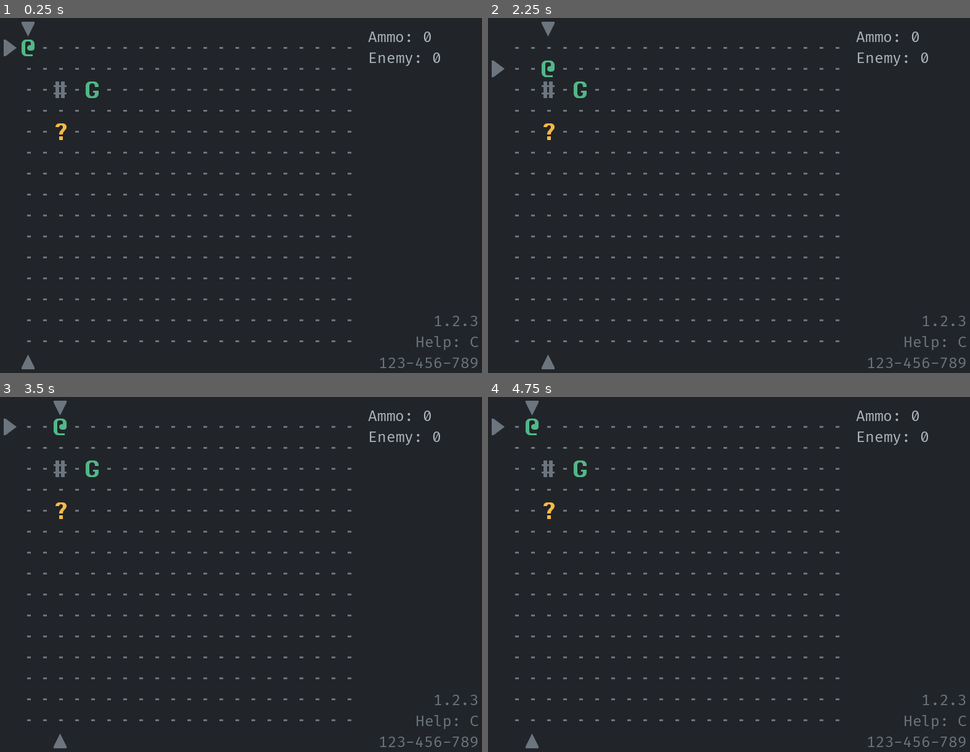
Above: before the commit, frames 1-4 (two rows, left to right).
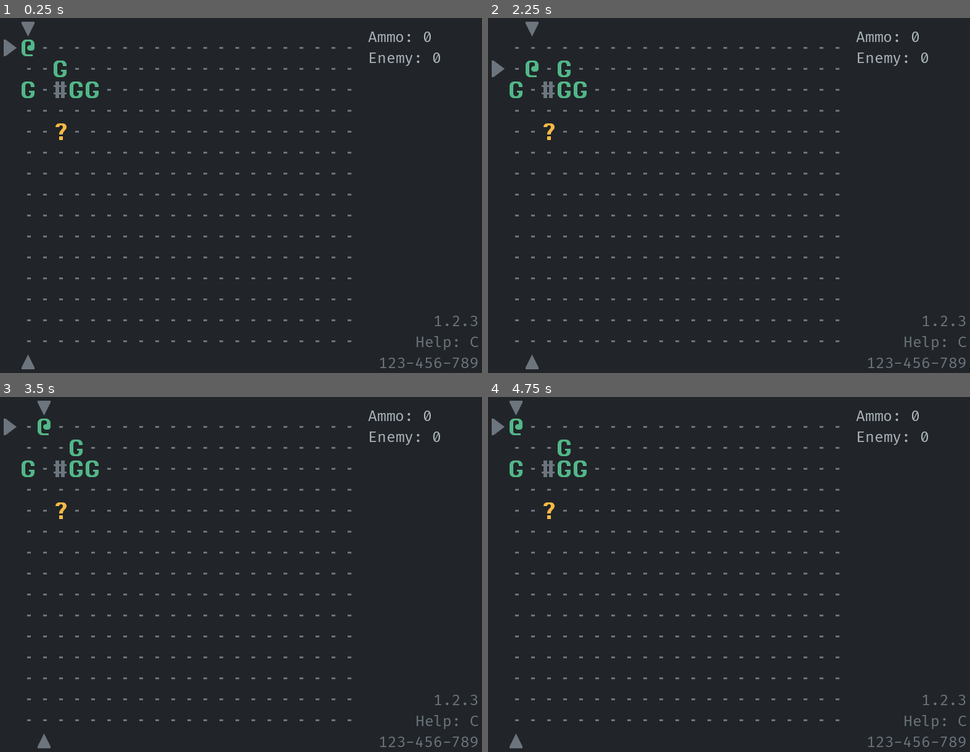
Above: after the commit, the same moments.

Repository: Bozar/godot-4-roguelike-demo
Game: Godot game, scene res://scene/main/main_game.tscn
The game is run twice, just before and just after one commit, with the same random seed, the same clock (stepped at 60 frames per second) and the same inputs.
Inputs:
- Up to frame 1 (0.25 s): no input
- Up to frame 2 (2.25 s): tap Enter at 0.5, 2 s; hold Right (move_right) 0.53-1.28 s; tap Space (aim) at 0.6, 1.25, 1.35, 2.1 s; hold Down (move_down) 1.28-2.03 s; hold Right (move_right) from 2.03 s (still down)
- Up to frame 3 (3.5 s): tap Space (aim) at 2.75, 2.85 s; release Right (move_right) at 2.78 s; hold Up (move_up) from 2.78 s (still down)
- Up to frame 4 (4.75 s): tap Enter at 3.5 s; release Up (move_up) at 3.53 s; hold Left (move_left) from 3.53 s (still down); tap Space (aim) at 3.6, 4.25, 4.35 s

The runs differ from the first frame. In frame 1, 0.2% of the frame differs, in the area x 4-18%, y 11-23%; in frame 2, 0.6%, in the area x 4-18%, y 1-99%; in frame 3, 0.6%; in frame 4, 0.6%.

Commit message:
Hit back & shoot enemies.

Diff:
--- a/autoload/sprite_factory.gd
+++ b/autoload/sprite_factory.gd
@@ -7,11 +7,8 @@
 
 
 func create_sprite(main_tag: StringName, sub_tag: StringName, coord: Vector2i) \
-        -> TaggedSprite:
-    var tagged_sprite: TaggedSprite = CreateSprite.create(main_tag, sub_tag,
-            coord)
-    sprite_created.emit([tagged_sprite])
-    return tagged_sprite
+        -> void:
+    create_sprites([CreateSprite.create(main_tag, sub_tag, coord)])
 
 
 func create_sprites(tagged_sprites: Array[TaggedSprite]) -> void:
@@ -24,3 +21,11 @@
 
 func remove_sprites(sprites: Array[Sprite2D]) -> void:
     sprite_removed.emit(sprites)
+
+
+func create_actor(sub_tag: StringName, coord: Vector2i) -> void:
+    create_sprite(MainTag.ACTOR, sub_tag, coord)
+
+
+func create_trap(sub_tag: StringName, coord: Vector2i) -> void:
+    create_sprite(MainTag.TRAP, sub_tag, coord)
--- a/library/convert_coord.gd
+++ b/library/convert_coord.gd
@@ -18,3 +18,12 @@
     var new_x: int = floor((sprite.position.x - START_X) / STEP_X)
     var new_y: int = floor((sprite.position.y - START_Y) / STEP_Y)
     return Vector2i(new_x, new_y)
+
+
+static func get_mirror_coord(coord: Vector2i, mirror: Vector2i) -> Vector2i:
+    if coord.x == mirror.x:
+        return Vector2i(coord.x, mirror.y * 2 - coord.y)
+    elif coord.y == mirror.y:
+        return Vector2i(mirror.x * 2 - coord.x, coord.y)
+    push_error("Invalid coords: %s, %s." % [coord, mirror])
+    return coord
--- a/library/game_data.gd
+++ b/library/game_data.gd
@@ -4,3 +4,5 @@
 const MIN_AMMO: int = 0
 const MAGAZINE: int = 3
 const MAX_AMMO: int = 9
+
+const HIT_BACK: int = 1
--- a/scene/main/init_world.gd
+++ b/scene/main/init_world.gd
@@ -67,5 +67,12 @@
 
 
 func _create_actor(tagged_sprites: Array[TaggedSprite]) -> void:
-    tagged_sprites.push_back(CreateSprite.create_actor(SubTag.GRUNT,
-            Vector2i(4, 2)))
+    var coords: Array[Vector2i] = [
+        Vector2i(4, 2),
+        Vector2i(3, 2),
+        Vector2i(0, 2),
+        Vector2i(2, 1),
+    ]
+
+    for i: Vector2i in coords:
+        tagged_sprites.push_back(CreateSprite.create_actor(SubTag.GRUNT, i))
--- a/scene/main/pc_action.gd
+++ b/scene/main/pc_action.gd
@@ -45,22 +45,16 @@
 
     if _is_aiming:
         _shoot(_pc, coord)
-    elif not _is_reachable(coord):
+    elif not DungeonSize.is_insided_dungeon(coord):
         return
     elif SearchHelper.has_building_at_coord(coord):
         return
     elif SearchHelper.has_trap_at_coord(coord):
         _pick_ammo(coord)
     elif SearchHelper.has_actor_at_coord(coord):
-        _hit_grunt(coord)
+        _hit_back(_pc, coord)
     else:
         _move(_pc, coord)
-
-
-func _is_reachable(coord: Vector2i) -> bool:
-    if DungeonSize.is_insided_dungeon(coord):
-        return true
-    return false
 
 
 func _pick_ammo(coord: Vector2i) -> void:
@@ -70,8 +64,18 @@
     ScheduleHelper.end_turn()
 
 
-func _hit_grunt(coord: Vector2i) -> void:
-    print("Grunt: %d, %d" % [coord.x, coord.y])
+func _hit_back(pc: Sprite2D, coord: Vector2i) -> void:
+    var coords: Array = CastRay.get_coords(ConvertCoord.get_coord(pc), coord,
+            _block_hit_ray, [], true, false)
+    var target: Vector2i = coords.back()
+    var actor: Sprite2D = SearchHelper.get_actor_by_coord(coord)
+
+    if _is_impassable(target):
+        target = coords[-2]
+        _kill_grunt(actor, target)
+    else:
+        MoveSprite.move(actor, target)
+    ScheduleHelper.end_turn()
 
 
 func _move(pc: Sprite2D, coord: Vector2i) -> void:
@@ -89,7 +93,48 @@
 
 
 func _shoot(pc: Sprite2D, coord: Vector2i) -> void:
-    print(coord)
+    var target: Vector2i = CastRay.get_coords(ConvertCoord.get_coord(pc), coord,
+            _block_shoot_ray, [], true, true).back()
+    var actor: Sprite2D
+
+    if target != null:
+        actor = SearchHelper.get_actor_by_coord(target)
+        if actor != null:
+            _kill_grunt(actor, target)
     ammo -= 1
     _aim(pc)
     ScheduleHelper.end_turn()
+
+
+func _is_impassable(coord: Vector2i) -> bool:
+    if not DungeonSize.is_insided_dungeon(coord):
+        return true
+    elif SearchHelper.has_building_at_coord(coord):
+        return true
+    elif SearchHelper.has_actor_at_coord(coord):
+        return true
+    return false
+
+
+func _block_shoot_ray(_from_coord: Vector2i, to_coord: Vector2i,
+        _opt_args: Array) -> bool:
+    return _is_impassable(to_coord)
+
+
+func _block_hit_ray(from_coord: Vector2i, to_coord: Vector2i,
+        _opt_args: Array) -> bool:
+    var ray_length_squared: int = (from_coord - to_coord).length_squared()
+
+    if SearchHelper.has_trap_at_coord(to_coord):
+        SpriteFactory.remove_sprite(SearchHelper.get_trap_by_coord(to_coord))
+
+    if ray_length_squared == 1:
+        return false
+    elif ray_length_squared  > (GameData.HIT_BACK ** 2):
+        return true
+    return _block_shoot_ray(from_coord, to_coord, _opt_args)
+
+
+func _kill_grunt(actor: Sprite2D, coord: Vector2i) -> void:
+    SpriteFactory.remove_sprite(actor)
+    SpriteFactory.create_trap(SubTag.AMMO, coord)
